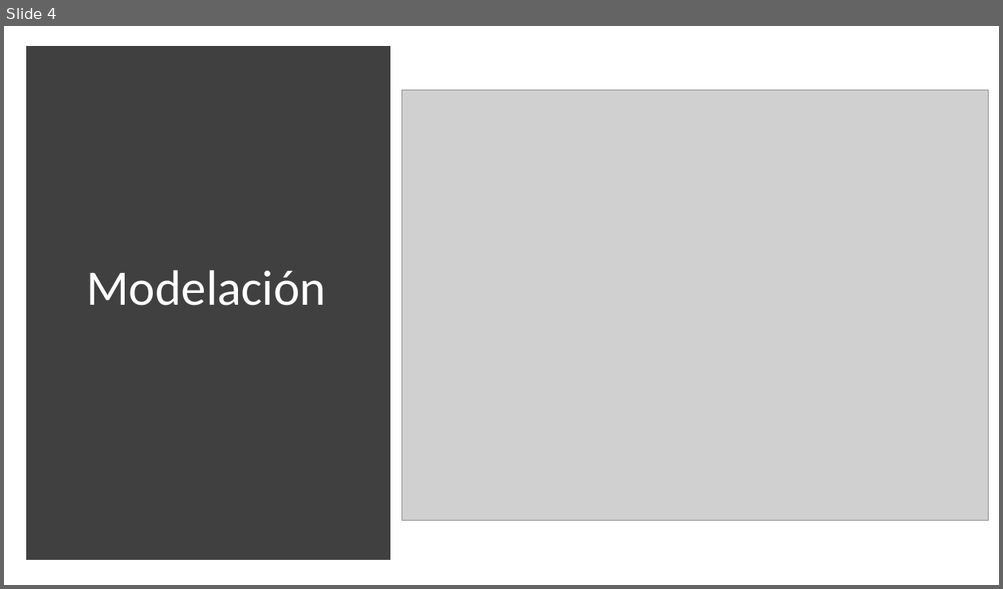
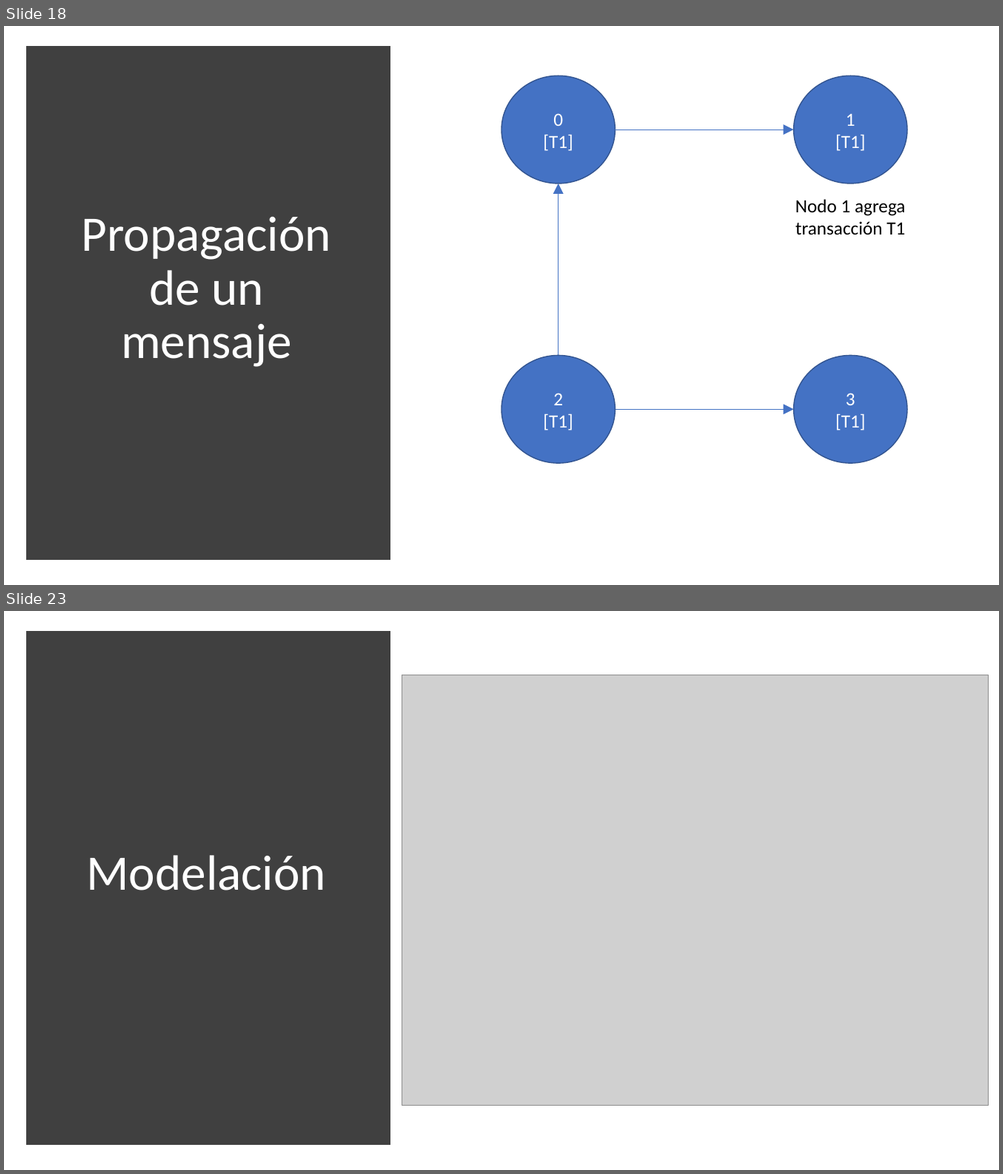
Before and after one commit to jtvigneaux/proyecto-1-criptomonedas, a slide deck: Presentación/Presentación.pptx. Shown one above the other, each under a label of ours: slide 4 before the commit, slides 18 and 23 after it; the slides between them are not shown. The pictures are 1003x589 and 1003x1174 pixels, drawn with LibreOffice and Linux fonts; fonts in the diff are those of the drawing; grey boxes stand for pictures. Boxes give left, top, right and bottom in pixels: in the first picture for what was removed or moved away, otherwise in the second. Text is boxed around its words. In the diff, an @@ line names an element or a change of style, - is before the commit and + after.

```diff
--- a/Presentación/Presentación.pptx
+++ b/Presentación/Presentación.pptx
@@ slide 18 added at (x1=4, y1=26, x2=999, y2=585), background #FFFFFF @@
@@ rectangle added at (x1=31, y1=51, x2=385, y2=556), fill #404040, outline #404040 10 pt @@
@@ ellipse added at (x1=502, y1=76, x2=615, y2=184), fill #4472C4, outline #325491 1 pt, 18 pt, text #FFFFFF @@
+0
+[T1]
@@ ellipse added at (x1=794, y1=76, x2=907, y2=184), fill #4472C4, outline #325491 1 pt, 18 pt, text #FFFFFF @@
+1
+[T1]
@@ arrow added from (615, 130) to (794, 130), #4472C4 0.5 pt @@
@@ arrow added from (558, 356) to (558, 184), #4472C4 0.5 pt @@
@@ text added at (x1=795, y1=199, x2=905, y2=235), 18 pt, text #000000 @@
+Nodo 1 agrega transacción T1
@@ title added at (x1=82, y1=217, x2=331, y2=367), 48 pt, text #FFFFFF @@
+Propagación de un mensaje
@@ ellipse added at (x1=502, y1=356, x2=615, y2=464), fill #4472C4, outline #325491 1 pt, 18 pt, text #FFFFFF @@
+2
+[T1]
@@ ellipse added at (x1=794, y1=356, x2=907, y2=464), fill #4472C4, outline #325491 1 pt, 18 pt, text #FFFFFF @@
+3
+[T1]
@@ arrow added from (615, 409) to (794, 409), #4472C4 0.5 pt @@
@@ what was slide 4 is now slide 23 @@
```
Also in this commit, not shown: 1 slide changed, 19 other slides added, 2 other files.
